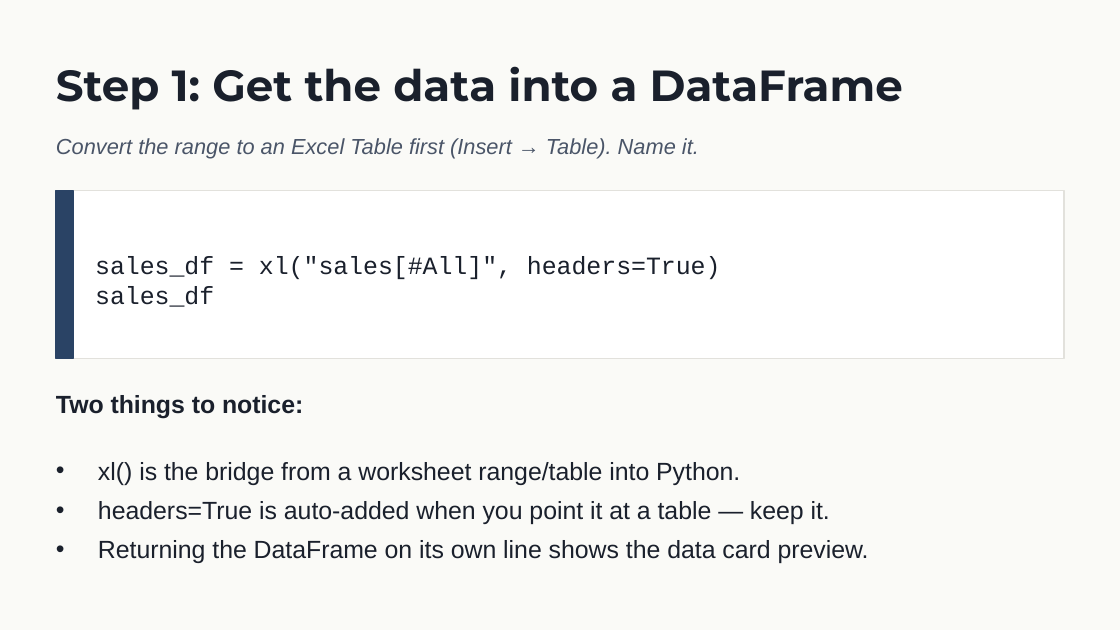
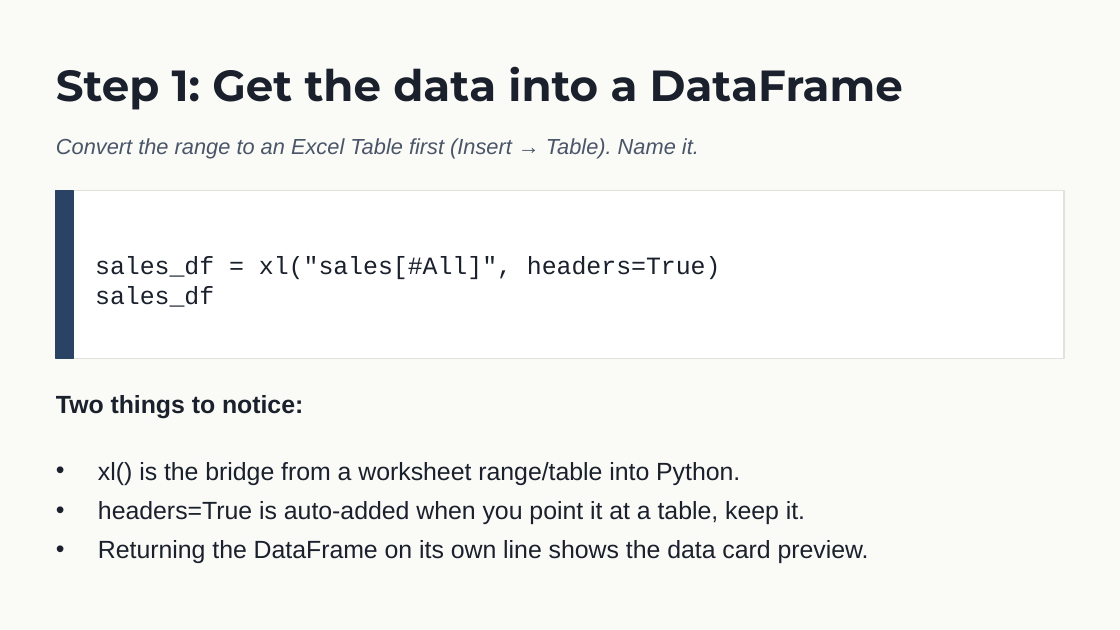
Before and after one commit to stringfestdata/python-in-excel-your-first-hour, a slide deck: slide 12 of python-in-excel-first-hour-deck.pptx. Drawn at 1120x630 pixels with LibreOffice and Linux fonts; fonts in the diff are those of the drawing. Boxes give left, top, right and bottom in pixels: in the first picture for what was removed or moved away, otherwise in the second. Text is boxed around its words. In the diff, an @@ line names an element or a change of style, - is before the commit and + after.

```diff
--- a/python-in-excel-first-hour-deck.pptx
+++ b/python-in-excel-first-hour-deck.pptx
@@ text at (98,501,805,524): text changed @@
-• headers=True is auto-added when you point it at a table — keep it.
+• headers=True is auto-added when you point it at a table, keep it.
```
Also in this commit, not shown: 14 other slides changed, 2 other files.
